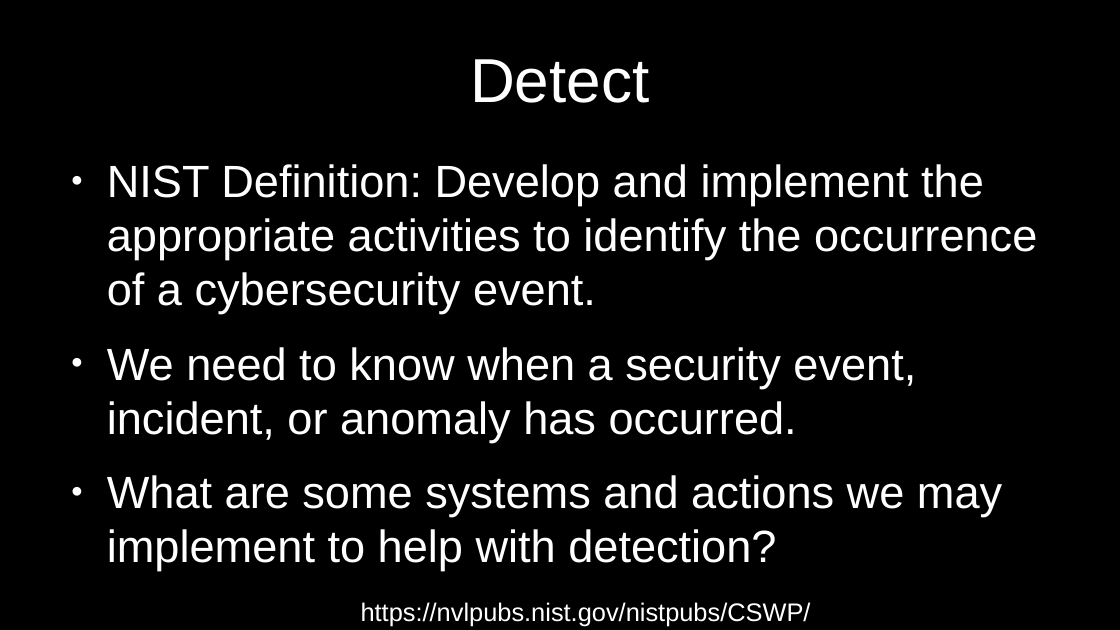
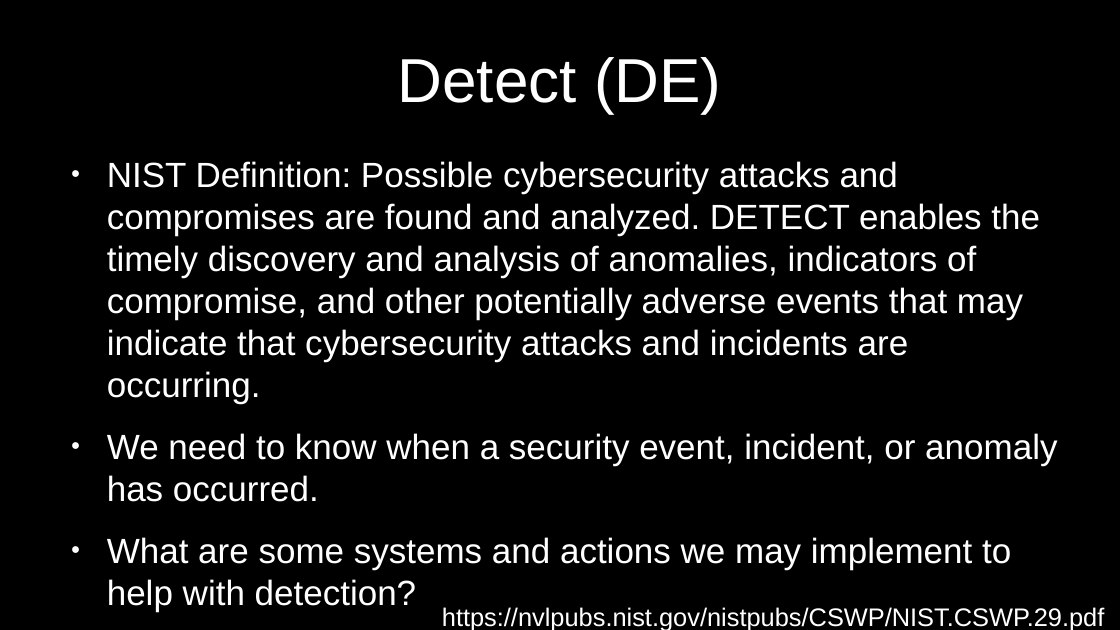
Before and after one commit to RealSeraphina/Super_Cool_Links_By_Sera, a slide deck: slide 8 of Slide-Decks/7_9_7_10_Identify.odp (slide 7 before the commit). Drawn at 1120x630 pixels with LibreOffice and Linux fonts; fonts in the diff are those of the drawing. Boxes give left, top, right and bottom in pixels: in the first picture for what was removed or moved away, otherwise in the second. Text is boxed around its words. In the diff, an @@ line names an element or a change of style, - is before the commit and + after.

Commit message:
Add files via upload
Changes made in regards to NIST CSF 2.0 release

```diff
--- a/Slide-Decks/7_9_7_10_Identify.odp
+++ b/Slide-Decks/7_9_7_10_Identify.odp
@@ title at <box>398,57,722,113</box>: text changed @@
-Detect
+Detect (DE)
@@ text at <box>107,161,1040,404</box>: text changed; size 32 to 24.8 pt @@
-● NIST Definition: Develop and implement the appropriate activities to identify the occurrence of a cybersecurity event.
+● NIST Definition: Possible cybersecurity attacks and compromises are found and analyzed. DETECT enables the timely discovery and analysis of anomalies, indicators of compromise, and other potentially adverse events that may indicate that cybersecurity attacks and incidents are occurring.
@@ text at <box>107,433,1057,612</box>: size 32 to 24.8 pt in "We need to know when a security ...", "What are some systems and actions we ..." @@
@@ text at <box>442,607,1104,630</box>: text changed @@
-https://nvlpubs.nist.gov/nistpubs/CSWP/NIST.CSWP.04162018.pdf
+https://nvlpubs.nist.gov/nistpubs/CSWP/NIST.CSWP.29.pdf
```
Also in this commit, not shown: 6 other slides changed, 2 slides added, 4 other files.
